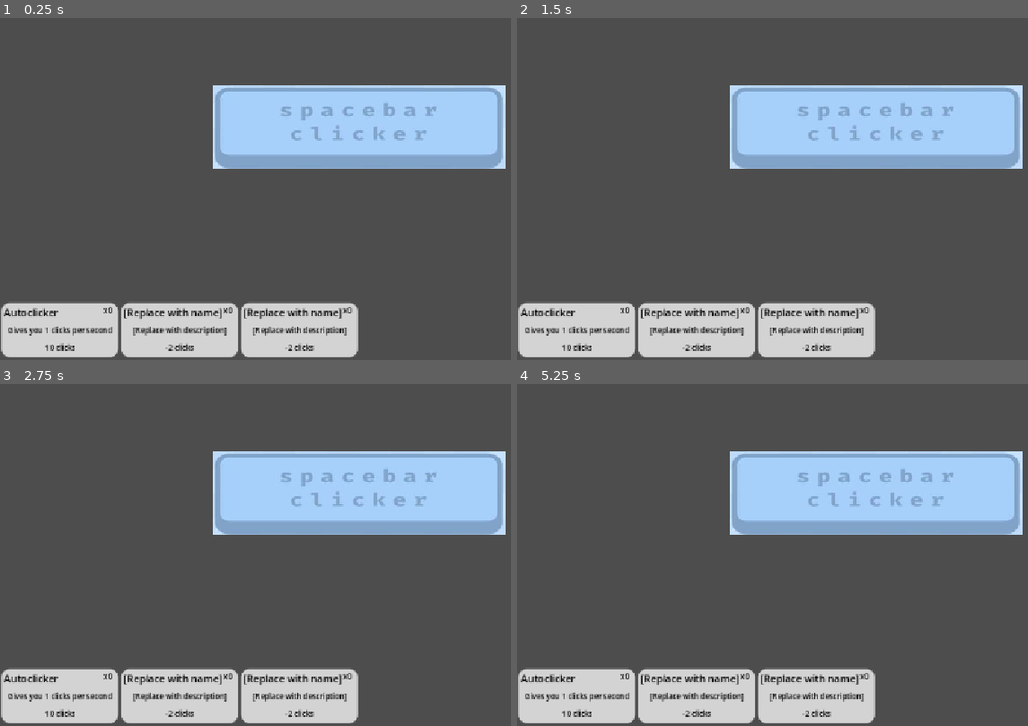
Above: before the commit, frames 1-4 (two rows, left to right).
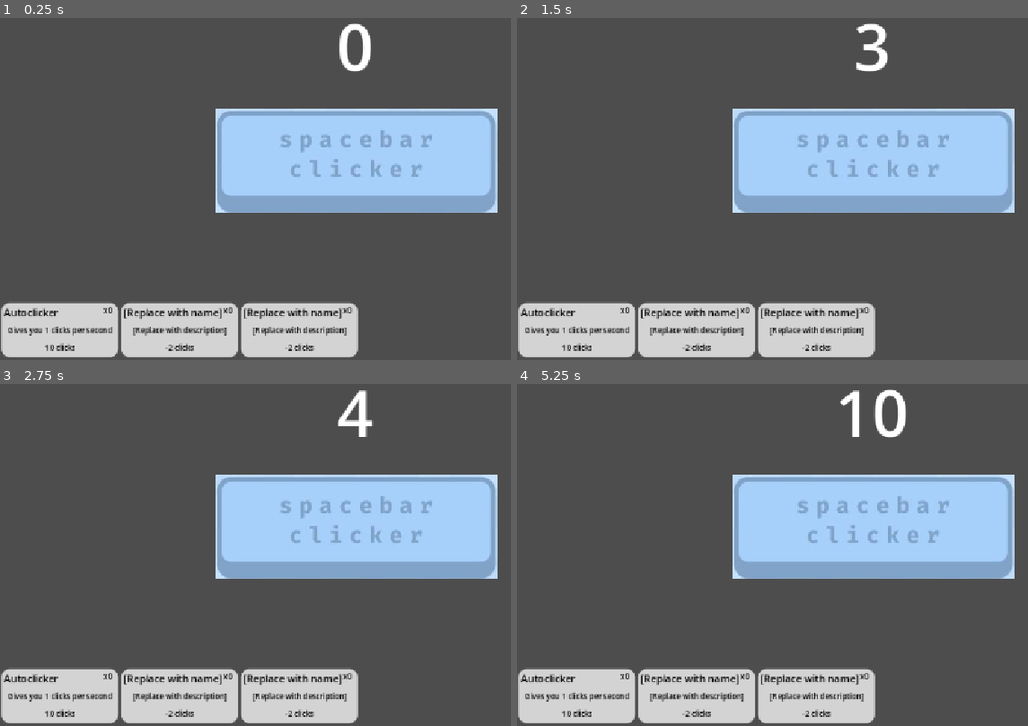
Above: after the commit, the same moments.

Repository: 1fh2gj3hk4jl/Spacebar_Clicker
Game: Godot game, scene res://main_level.tscn
The game is run twice, just before and just after one commit, with the same random seed, the same clock (stepped at 60 frames per second) and the same inputs.
Inputs:
- Up to frame 1 (0.25 s): no input
- Up to frame 2 (1.5 s): tap Enter at 0.5 s; tap Space (spacebar, bound only after the commit) at 0.6, 1.25, 1.35 s
- Up to frame 3 (2.75 s): tap Enter at 2 s; tap Space (spacebar, bound only after the commit) at 2.1 s
- Up to frame 4 (5.25 s): tap Space (spacebar, bound only after the commit) at 2.75, 2.85, 3.6, 4.25, 4.35, 5.1 s; tap Enter at 3.5 s

The runs differ from the first frame. In frame 1, 16% of the frame differs, in the area x 41-99%, y 1-57%; in frame 2, 16%; in frame 3, 16%; in frame 4, 16%.

Commit message:
spacebar p3

Diff:
--- a/Prefabs/spacebar.tscn
+++ b/Prefabs/spacebar.tscn
@@ -7,12 +7,14 @@
 script = ExtResource("1_3youh")
 
 [node name="Sprite2D" type="Sprite2D" parent="." unique_id=1245535620]
+position = Vector2(572, 329)
 texture = ExtResource("2_tqse3")
 
 [node name="spacebar counter" type="Label" parent="." unique_id=343160191]
-offset_left = 540.0
-offset_top = 56.999985
-offset_right = 729.0
-offset_bottom = 198.99998
+offset_left = 475.0
+offset_top = 73.0
+offset_right = 664.0
+offset_bottom = 215.0
 theme_override_font_sizes/font_size = 103
 text = "0"
+horizontal_alignment = 1
--- a/Spacebar.gd
+++ b/Spacebar.gd
@@ -9,6 +9,9 @@
 # Called every frame. 'delta' is the elapsed time since the previous frame.
 func _process(delta: float) -> void:
 	if Input.is_action_just_pressed("spacebar"):
-		spacebar_counter += 1
-		get_node("spacebar_counter")
-		spacebar_counter == spacebar_counter + 1
+		set_spacebar_counter(spacebar_counter + 1)
+
+
+func set_spacebar_counter(new_spacebar_counter: int) -> void:
+	spacebar_counter = new_spacebar_counter
+	get_node("spacebar counter").text = str(spacebar_counter)
--- a/main_level.tscn
+++ b/main_level.tscn
@@ -1,14 +1,11 @@
 [gd_scene format=3 uid="uid://dbgdy55ciw27a"]
 
-[ext_resource type="Texture2D" uid="uid://d1tvxp6u1fxcw" path="res://images (5) (2).jpeg" id="1_bw3m6"]
+[ext_resource type="PackedScene" uid="uid://hvsua3f87kua" path="res://Prefabs/spacebar.tscn" id="2_6614m"]
 [ext_resource type="PackedScene" uid="uid://dhsk26xdyg11n" path="res://shop.tscn" id="3_bhu08"]
 
 [node name="main level" type="Node2D" unique_id=1975904978]
 
-[node name="Images(5)(2)" type="Sprite2D" parent="." unique_id=26902699]
-position = Vector2(576, 275)
-scale = Vector2(1.0306295, 0.79761946)
-texture = ExtResource("1_bw3m6")
-
 [node name="Shop" parent="." unique_id=1021569109 instance=ExtResource("3_bhu08")]
 position = Vector2(96, 600)
+
+[node name="Spacebar" parent="." unique_id=1050994008 instance=ExtResource("2_6614m")]
--- a/project.godot
+++ b/project.godot
@@ -24,7 +24,8 @@
 
 spacebar={
 "deadzone": 0.2,
-"events": []
+"events": [Object(InputEventKey,"resource_local_to_scene":false,"resource_name":"","device":-1,"window_id":0,"alt_pressed":false,"shift_pressed":false,"ctrl_pressed":false,"meta_pressed":false,"pressed":false,"keycode":0,"physical_keycode":32,"key_label":0,"unicode":32,"location":0,"echo":false,"script":null)
+]
 }
 
 [physics]
